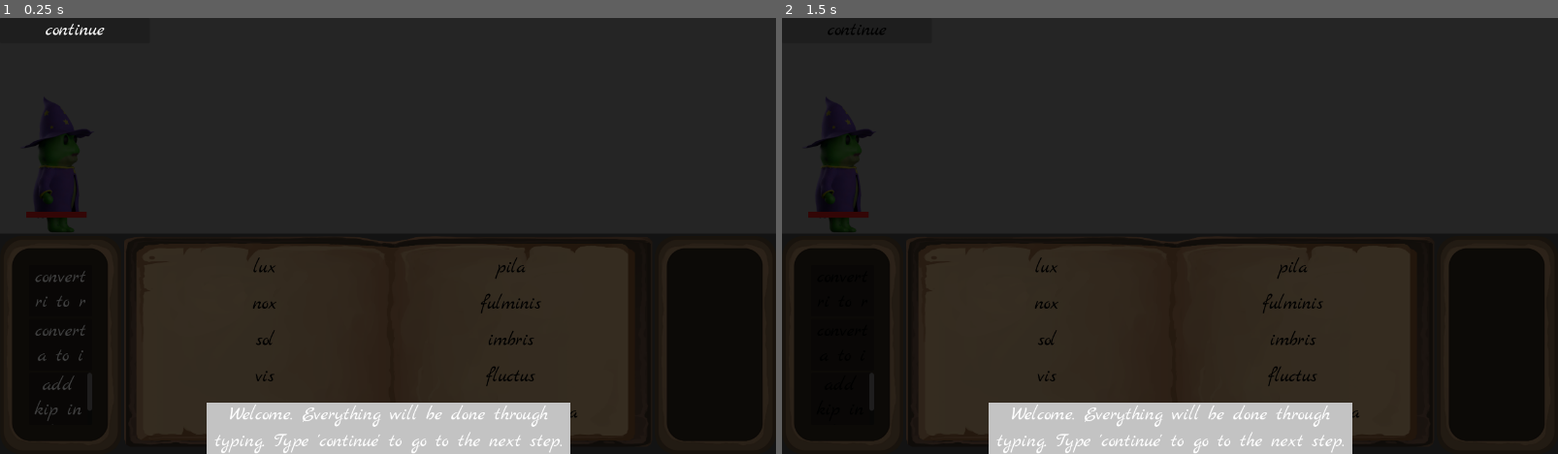
Above: before the commit, frames 1-2 (left to right).
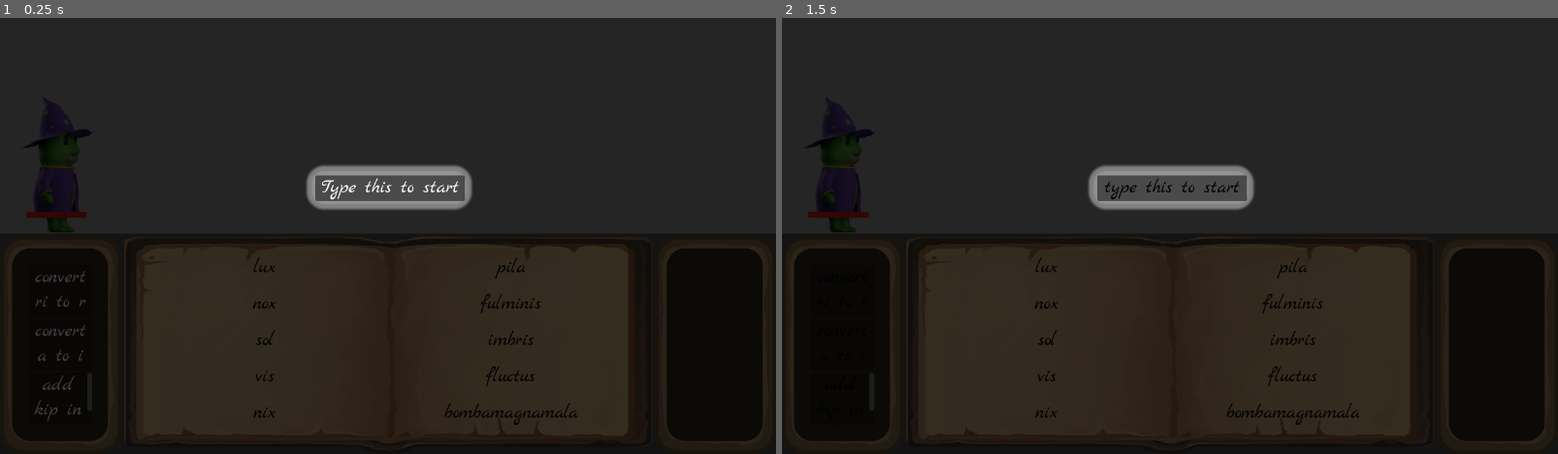
Above: after the commit, the same moments.

Repository: Jelleas/brackeys_2026
Game: Godot game, scene res://main.tscn
Two runs of this game, one before a commit and one after it. Both use one fixed random seed, a clock stepped at 60 frames per second and the inputs below. The engine's default icon, where the game draws it, is replaced by a stand-in: a white triangle on a blue panel in a dark square.
Inputs:
- Up to frame 1 (0.25 s): no input
- Up to frame 2 (1.5 s): tap Enter at 0.5 s; tap Z at 0.6, 1.35 s; tap Space at 0.77, 1.25 s; hold A from 1.28 s (still down)

The runs differ from the first frame. In frame 1, 7.7% of the frame differs, in the area x 5-74%, y 1-100%; in frame 2, 7.6%.

Commit message:
show don't tell

Diff:
--- a/label_matcher/label_matcher.gd
+++ b/label_matcher/label_matcher.gd
@@ -1,13 +1,15 @@
 class_name LabelMatcher extends PanelContainer
 
 var _string_to_match: String
+var _original_string: String
 
 var _match: String = ""
 var _on_match_callback: Callable
 var _is_listening: bool = true
 
 func instantiate(string_to_match: String, on_match_callback: Callable):
-	_string_to_match = string_to_match
+	_original_string = string_to_match
+	_string_to_match = _original_string.to_lower()
 	$LabelMatcherLabel.text = string_to_match
 	_on_match_callback = on_match_callback
 
@@ -25,6 +27,8 @@
 
 	if key == " ":
 		return
+
+	key = key.to_lower()
 
 	# You get spaces for free, no need to type them
 	while _string_to_match.substr(len(_match))[0] == " ":
@@ -44,7 +48,7 @@
 	var correct_color: Color = Color.GREEN
 	var incorrect_color: Color = Color.BLACK
 
-	var result: String = "[color=%s]%s[/color]" % [correct_color.to_html(), _match]
+	var result: String = "[color=%s]%s[/color]" % [correct_color.to_html(), _original_string.substr(0, len(_match))]
 
 	var remainder: String = _string_to_match.substr(len(_match))
 	result += "[color=%s]%s[/color]" % [incorrect_color.to_html(), remainder]
--- a/signal_bus.gd
+++ b/signal_bus.gd
@@ -4,6 +4,8 @@
 
 signal key_typed(typed: String)
 signal spell_matched(spell: SpellConfigs.Spell)
+signal prefix_matched(prefix: String)
+signal postfix_failed()
 
 signal monster_killed(monster: Monster)
 signal monster_attacked(monster: Monster)
@@ -16,4 +18,5 @@
 
 signal new_game()
 signal tutorial_over()
-signal register_tutorial(text: String, node: Node, order: int)
+
+signal next_tutorial_step()
--- a/spells/spell_ui.gd
+++ b/spells/spell_ui.gd
@@ -11,8 +11,6 @@
 	Bus.key_typed.connect(_on_key_typed)
 	Bus.new_upgrades_active.connect(_on_new_upgrades_active)
 
-	Bus.register_tutorial.emit("Here you see your spells. Combine a word from the left page with a word from the right page.", self, 3)
-	Bus.register_tutorial.emit("Words on the left of the page affect the type of the spell. Some monsters are resistant to some types", self, 4)
 	initialize_spells()
 
 func initialize_spells() -> void:
@@ -53,6 +51,7 @@
 		if result_state == SpellPart.MatchState.Succeeded:
 			active_prefix = prefix_part._word_to_match
 			new_prefix_activated = true
+			Bus.prefix_matched.emit(active_prefix)
 
 	if new_prefix_activated:
 		for postfix_part in postfix_parts:
@@ -83,6 +82,8 @@
 	for postfix_part in postfix_parts:
 		postfix_part.on_reset_prefix()
 
+	Bus.postfix_failed.emit()
+
 func _on_spell_matched():
 	active_prefix = ""
 	for prefix_part in prefix_parts:
--- /dev/null
+++ b/tutorial/spotlight.gd
@@ -0,0 +1,21 @@
+extends CanvasLayer
+
+var target: Rect2
+@onready var dimmer: ColorRect = $ColorRect
+@onready var mat: ShaderMaterial = dimmer.material
+
+var _position = Vector2(420, 420)
+
+func instantiate(_target: Rect2):
+	target = _target
+	_update_hole()
+
+func _process(_dt: float) -> void:
+	if is_instance_valid(target):
+		_update_hole()
+
+func _update_hole() -> void:
+	var r: Rect2 = target
+	var center := r.position + r.size * 0.5
+	mat.set_shader_parameter("hole_center", center)
+	mat.set_shader_parameter("hole_size", r.size)
--- /dev/null
+++ b/tutorial/spotlight.tscn
@@ -0,0 +1,28 @@
+[gd_scene format=3 uid="uid://wkax3sples3h"]
+
+[ext_resource type="Script" uid="uid://dcewkeevoo1bf" path="res://tutorial/spotlight.gd" id="1_1a605"]
+[ext_resource type="Shader" uid="uid://lbympq8rlwq5" path="res://tutorial/box_cutter.gdshader" id="2_nxhq7"]
+
+[sub_resource type="ShaderMaterial" id="ShaderMaterial_5vw27"]
+shader = ExtResource("2_nxhq7")
+shader_parameter/dim_color = Color(0, 0, 0, 0.75)
+shader_parameter/hole_center = Vector2(200, 200)
+shader_parameter/hole_size = Vector2(300, 120)
+shader_parameter/corner_radius = 18.0
+shader_parameter/softness = 12.0
+shader_parameter/ring_width = 3.0
+shader_parameter/ring_color = Color(1, 1, 1, 0.9)
+
+[node name="Spotlight" type="CanvasLayer" unique_id=507612716]
+layer = 3
+visible = false
+script = ExtResource("1_1a605")
+
+[node name="ColorRect" type="ColorRect" parent="." unique_id=1648487693]
+material = SubResource("ShaderMaterial_5vw27")
+anchors_preset = 15
+anchor_right = 1.0
+anchor_bottom = 1.0
+grow_horizontal = 2
+grow_vertical = 2
+color = Color(0, 0, 0, 0.77254903)
--- /dev/null
+++ b/tutorial/step_1.gd
@@ -0,0 +1,18 @@
+extends Container
+
+var _position = Vector2(520, 260)
+var target: Rect2 = Rect2(517, 255, 250, 50)
+
+func start():
+	global_position = _position
+	$Continue.instantiate("Type this to start", _on_continue)
+	$Spotlight.instantiate(target)
+	$Spotlight.show()
+	show()
+
+func stop():
+	Bus.next_tutorial_step.emit()
+	queue_free()
+
+func _on_continue():
+	stop()
--- /dev/null
+++ b/tutorial/step_2.gd
@@ -0,0 +1,35 @@
+extends CanvasLayer
+
+var prefix_target: Rect2 = Rect2(395, 385, 80, 50)
+var postfix_target: Rect2 = Rect2(790, 385, 100, 50)
+
+func start():
+	Bus.prefix_matched.connect(_on_prefix_matched)
+	Bus.postfix_failed.connect(_on_postfix_failed)
+	Bus.spell_matched.connect(_on_spell_matched)
+
+	_highlight_prefix()
+	show()
+
+func _highlight_prefix():
+	$Spotlight.instantiate(prefix_target)
+	$Spotlight.show()
+
+func _highlight_postfix():
+	$Spotlight.instantiate(postfix_target)
+	$Spotlight.show()
+
+func stop():
+	Bus.next_tutorial_step.emit()
+	queue_free()
+
+func _on_prefix_matched(prefix: String):
+	if prefix.to_lower() == "lux":
+		_highlight_postfix()
+
+func _on_postfix_failed():
+	_highlight_prefix()
+
+func _on_spell_matched(spell: SpellConfigs.Spell):
+	if spell.prefix.name.to_lower() == "lux" and spell.postfix.name.to_lower() == "pila":
+		stop()
--- a/tutorial/tutorial.gd
+++ b/tutorial/tutorial.gd
@@ -1,73 +1,24 @@
 class_name Tutorial extends CanvasLayer
 
-@onready var dimmer: ColorRect = $ColorRect
-@onready var mat: ShaderMaterial = dimmer.material
-
-var target: Rect2
-var tutorials: Array[TutorialEntry] = []
-var tut_index: int = 0
+var steps = []
+var active_step = null
 
 func _enter_tree() -> void:
-	tutorials.append(TutorialEntry.new("Welcome. Everything will be done through typing. Type 'continue' to go to the next step.", self, 0))
-	Bus.register_tutorial.connect(_on_register_tutorial)
+	Bus.next_tutorial_step.connect(_on_next_tutorial_step)
+	steps = [$Step1, $Step2]
 
 func _ready() -> void:
-	$Continue.instantiate("continue", _on_continue)
-	call_deferred("_start_tutorial")
+	active_step = steps[0]
+	active_step.start()
 
-func _on_register_tutorial(text: String, node: Node, order: int):
-	tutorials.append(TutorialEntry.new(text, node, order))
+func _on_next_tutorial_step():
+	var active_step_index = steps.find(active_step)
+	active_step_index += 1
 
-func _on_continue() -> void:
-	tut_index += 1
-	if tut_index == tutorials.size():
+	if active_step_index >= steps.size():
 		Bus.tutorial_over.emit()
 		queue_free()
 		return
-	show_tutorial_step()
 
-func _start_tutorial():
-	print("starting tutorial")
-	tutorials.sort_custom(func(a, b): return a.order < b.order)
-	show_tutorial_step()
-
-func show_tutorial_step():
-	var tut: TutorialEntry = tutorials[tut_index]
-	var rect: Rect2
-	if tut.node is Control:
-		print("control detected")
-		rect = tut.node.get_global_rect()
-	else:
-		rect = Rect2(640, 720, 1, 1)
-	$Label.text = tut.text
-	await get_tree().process_frame
-	var label_rect: Rect2 = $Label.get_rect()
-	var label_pos: Vector2 = Vector2(rect.get_center().x, rect.position.y) + label_rect.size * Vector2.UP + label_rect.size * Vector2.LEFT * 0.5
-	if label_pos.x < 0: label_pos.x = 0
-	if label_pos.x > 1280-label_rect.size.x: label_pos.x = 1280-label_rect.size.x
-	$Label.global_position = label_pos
-	set_target(rect)
-
-func set_target(rect: Rect2) -> void:
-	target = rect
-	_update_hole()
-
-func _process(_dt: float) -> void:
-	if is_instance_valid(target):
-		_update_hole()
-
-func _update_hole() -> void:
-	var r: Rect2 = target
-	var center := r.position + r.size * 0.5
-	mat.set_shader_parameter("hole_center", center)
-	mat.set_shader_parameter("hole_size", r.size)
-
-class TutorialEntry:
-	var text: String
-	var node: Node
-	var order: int
-
-	func _init(_text: String, _node: Node, _order: int) -> void:
-		text = _text
-		node = _node
-		order = _order
+	active_step = steps[active_step_index]
+	active_step.start()
--- a/tutorial/tutorial.tscn
+++ b/tutorial/tutorial.tscn
@@ -1,18 +1,10 @@
 [gd_scene format=3 uid="uid://bru1vv17yaxdy"]
 
 [ext_resource type="Script" uid="uid://r8jsdh1ifypy" path="res://tutorial/tutorial.gd" id="1_vy6qu"]
-[ext_resource type="Shader" uid="uid://lbympq8rlwq5" path="res://tutorial/box_cutter.gdshader" id="2_qk73h"]
+[ext_resource type="PackedScene" uid="uid://wkax3sples3h" path="res://tutorial/spotlight.tscn" id="2_p47bv"]
+[ext_resource type="Script" uid="uid://bkvkbernapusq" path="res://tutorial/step_2.gd" id="2_ridmi"]
+[ext_resource type="Script" uid="uid://8tvuibccfnks" path="res://tutorial/step_1.gd" id="3_qk73h"]
 [ext_resource type="PackedScene" uid="uid://bjbpejxvv7kde" path="res://label_matcher/label_matcher.tscn" id="3_ridmi"]
-
-[sub_resource type="ShaderMaterial" id="ShaderMaterial_5vw27"]
-shader = ExtResource("2_qk73h")
-shader_parameter/dim_color = Color(0, 0, 0, 0.75)
-shader_parameter/hole_center = Vector2(200, 200)
-shader_parameter/hole_size = Vector2(300, 120)
-shader_parameter/corner_radius = 18.0
-shader_parameter/softness = 12.0
-shader_parameter/ring_width = 3.0
-shader_parameter/ring_color = Color(1, 1, 1, 0.9)
 
 [sub_resource type="StyleBoxFlat" id="StyleBoxFlat_272bh"]
 bg_color = Color(0.76380855, 0.76380855, 0.76380837, 1)
@@ -22,22 +14,31 @@
 layer = 3
 script = ExtResource("1_vy6qu")
 
-[node name="ColorRect" type="ColorRect" parent="." unique_id=685417362]
-material = SubResource("ShaderMaterial_5vw27")
-anchors_preset = 15
-anchor_right = 1.0
-anchor_bottom = 1.0
-grow_horizontal = 2
-grow_vertical = 2
-color = Color(0, 0, 0, 0.77254903)
-
-[node name="Continue" parent="." unique_id=1674647632 instance=ExtResource("3_ridmi")]
-
 [node name="Label" type="Label" parent="." unique_id=1410274907]
+visible = false
 custom_minimum_size = Vector2(600, 0)
-offset_right = 40.0
-offset_bottom = 21.0
+offset_right = 600.0
+offset_bottom = 41.0
 theme_override_font_sizes/font_size = 32
 theme_override_styles/normal = SubResource("StyleBoxFlat_272bh")
 horizontal_alignment = 1
 autowrap_mode = 3
+
+[node name="Step1" type="Container" parent="." unique_id=266464102]
+visible = false
+offset_right = 40.0
+offset_bottom = 40.0
+script = ExtResource("3_qk73h")
+
+[node name="Continue" parent="Step1" unique_id=1674647632 instance=ExtResource("3_ridmi")]
+layout_mode = 2
+
+[node name="Spotlight" parent="Step1" unique_id=507612716 instance=ExtResource("2_p47bv")]
+
+[node name="Step2" type="CanvasLayer" parent="." unique_id=1688500433]
+process_mode = 3
+layer = 4
+visible = false
+script = ExtResource("2_ridmi")
+
+[node name="Spotlight" parent="Step2" unique_id=1166933059 instance=ExtResource("2_p47bv")]
--- a/upgrades/upgrader.gd
+++ b/upgrades/upgrader.gd
@@ -24,8 +24,6 @@
 
 func _ready():
 	var scene: PackedScene = preload("res://label_matcher/label_matcher.tscn")
-
-	Bus.register_tutorial.emit("Upgrades show up here. Do something with them.", self, 8)
 
 	for upgrade in _upgrades.slice(0, 3):
 		var upgrade_item: LabelMatcher = scene.instantiate()
Not shown: 1 places in main.tscn that only renumber resources
Not shown, added: tutorial/spotlight.gd.uid
Not shown, added: tutorial/step_1.gd.uid
Not shown, added: tutorial/step_2.gd.uid
